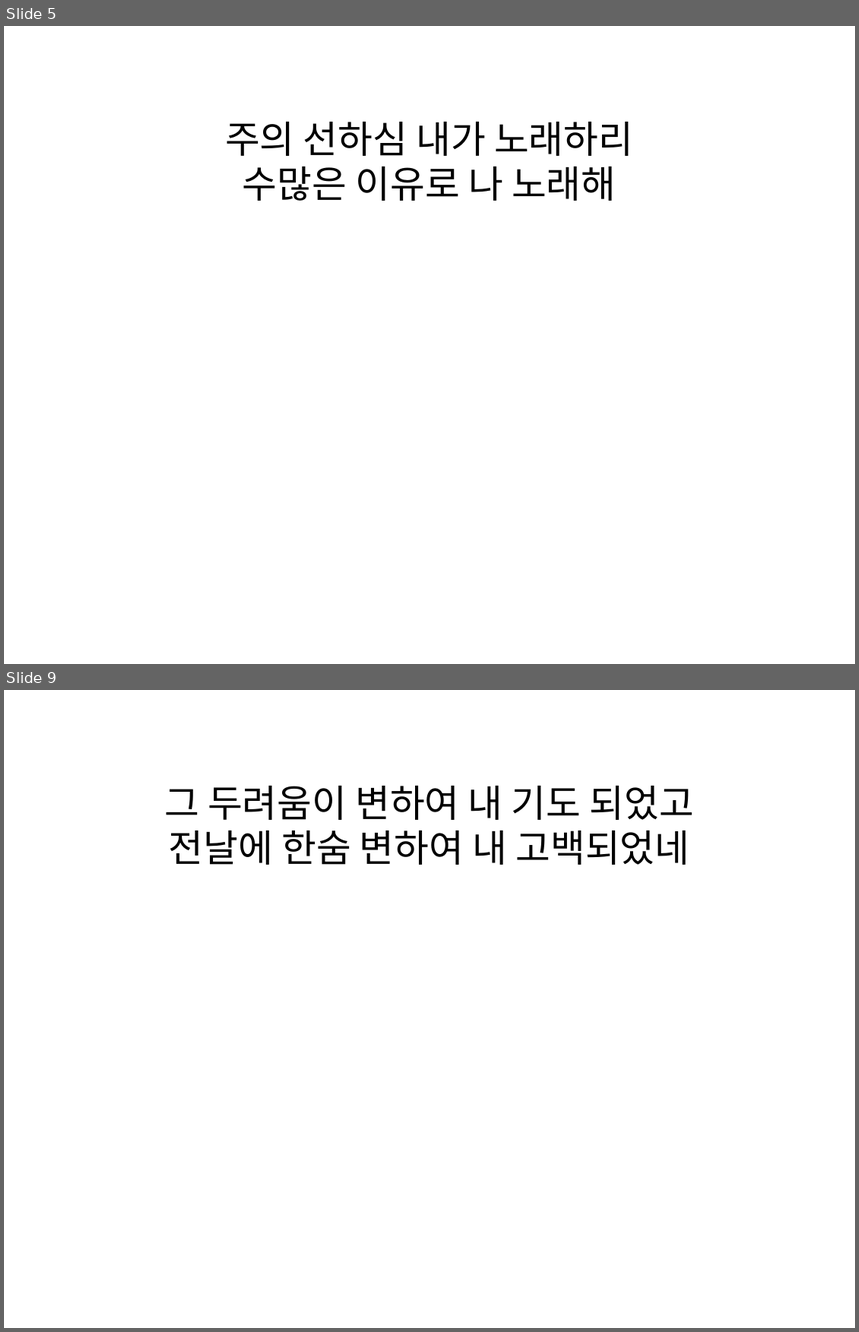
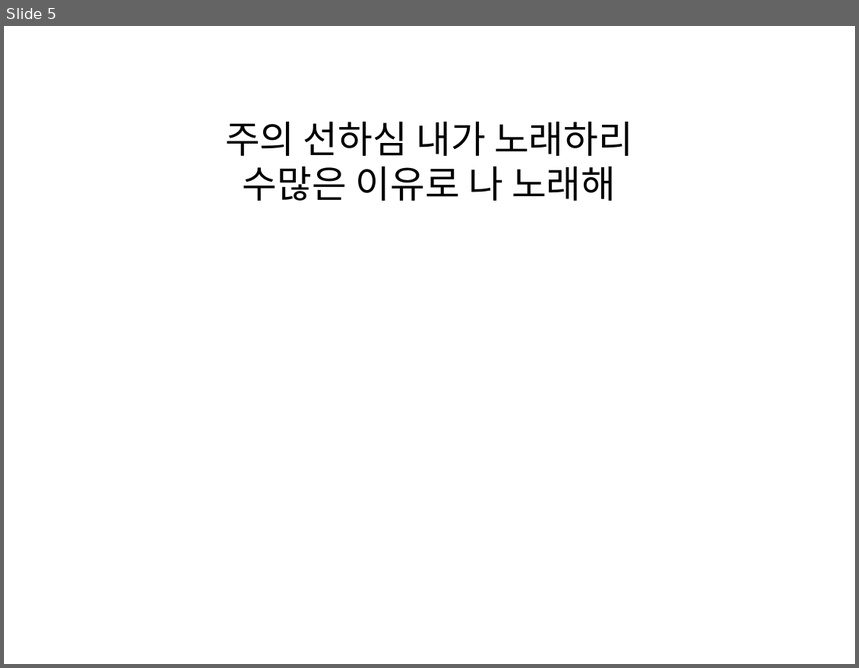
Before and after one commit to daeryuk/MusicSheetToPPT, a slide deck: static/output.pptx. Shown one above the other, each under a label of ours: slides 5 and 9 before the commit, slide 5 after it; the slides between them are not shown. The pictures are 859x1332 and 859x668 pixels, drawn with LibreOffice and Linux fonts; fonts in the diff are those of the drawing. Boxes give left, top, right and bottom in pixels: in the first picture for what was removed or moved away, otherwise in the second. Text is boxed around its words. In the diff, an @@ line names an element or a change of style, - is before the commit and + after.

```diff
--- a/static/output.pptx
+++ b/static/output.pptx
@@ slide 9 removed at [4, 690, 855, 1328], background #FFFFFF @@
@@ text removed at [164, 786, 694, 865] @@
-그 두려움이 변하여 내 기도 되었고
-전날에 한숨 변하여 내 고백되었네
```
Also in this commit, not shown: 1 slide changed, 5 slides added, 5 other slides removed, 2 other files.
